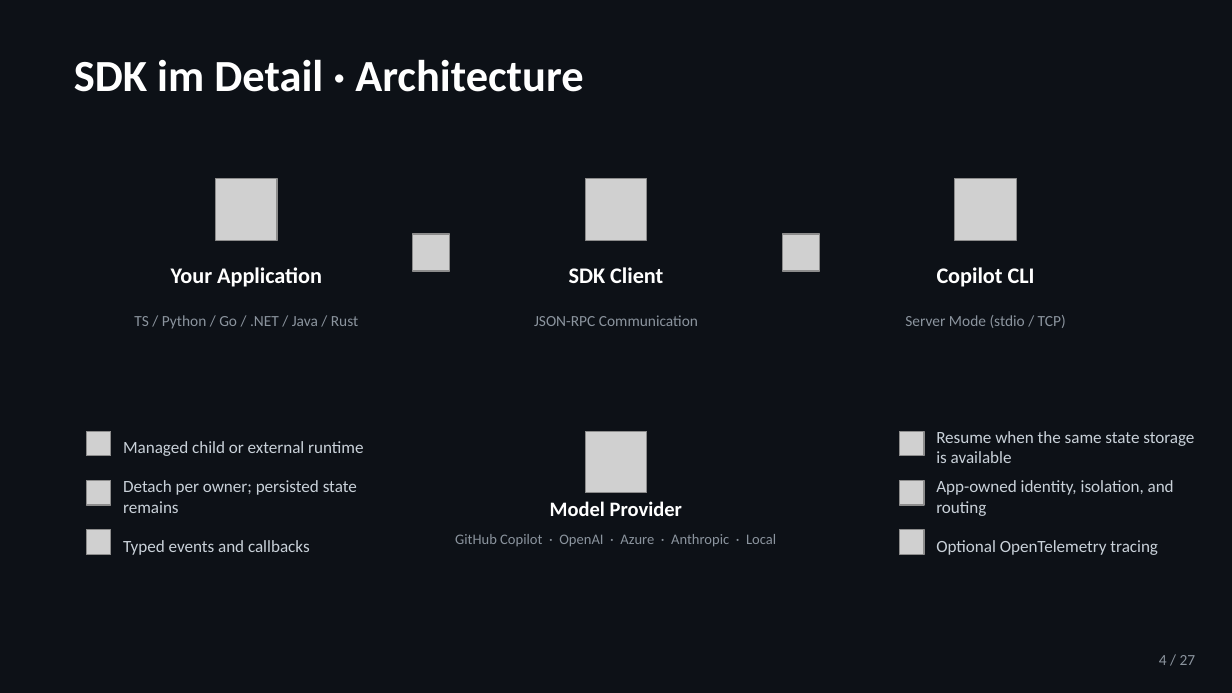
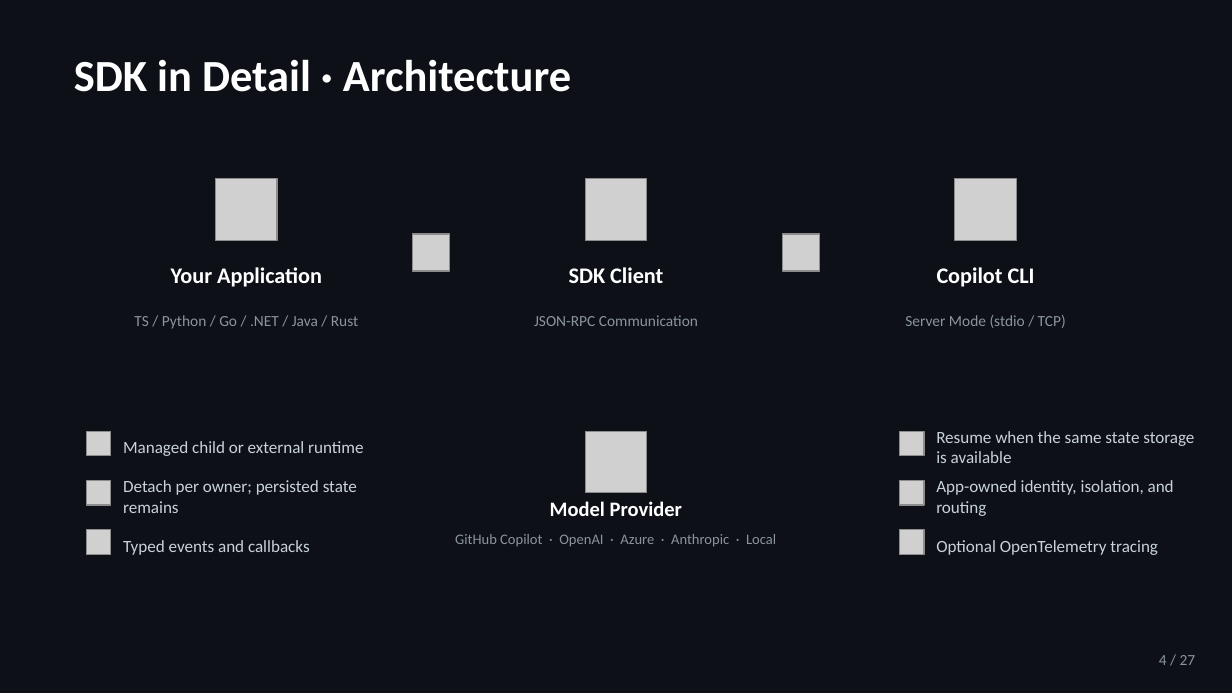
Before and after one commit to jeffrey-groneberg/ghcp_sdk, a slide deck: slide 4 of GitHub-Copilot-SDK.pptx. Drawn at 1232x693 pixels with LibreOffice and Linux fonts; fonts in the diff are those of the drawing; grey boxes stand for pictures. Boxes give left, top, right and bottom in pixels: in the first picture for what was removed or moved away, otherwise in the second. Text is boxed around its words. In the diff, an @@ line names an element or a change of style, - is before the commit and + after.

```diff
--- a/GitHub-Copilot-SDK.pptx
+++ b/GitHub-Copilot-SDK.pptx
@@ text at bbox=[74, 59, 571, 92]: text changed @@
-SDK im Detail · Architecture
+SDK in Detail · Architecture
```
Also in this commit, not shown: 10 other slides changed, 1 other file.
